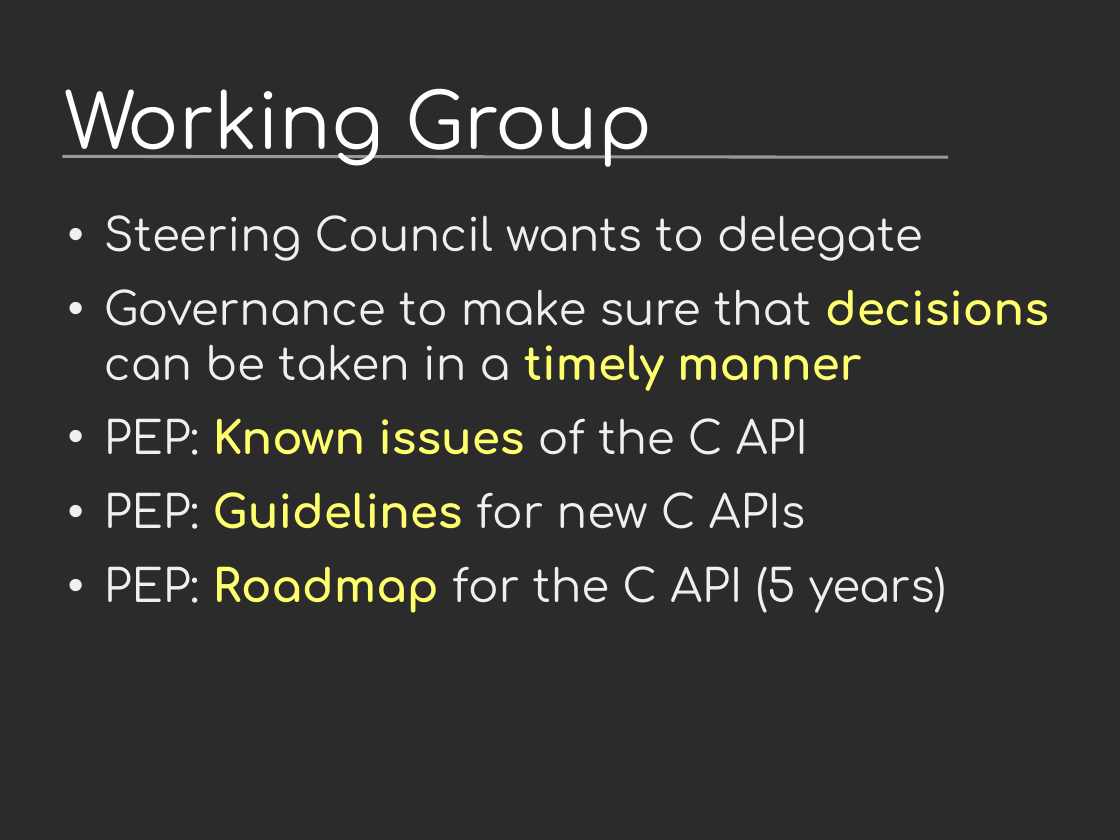
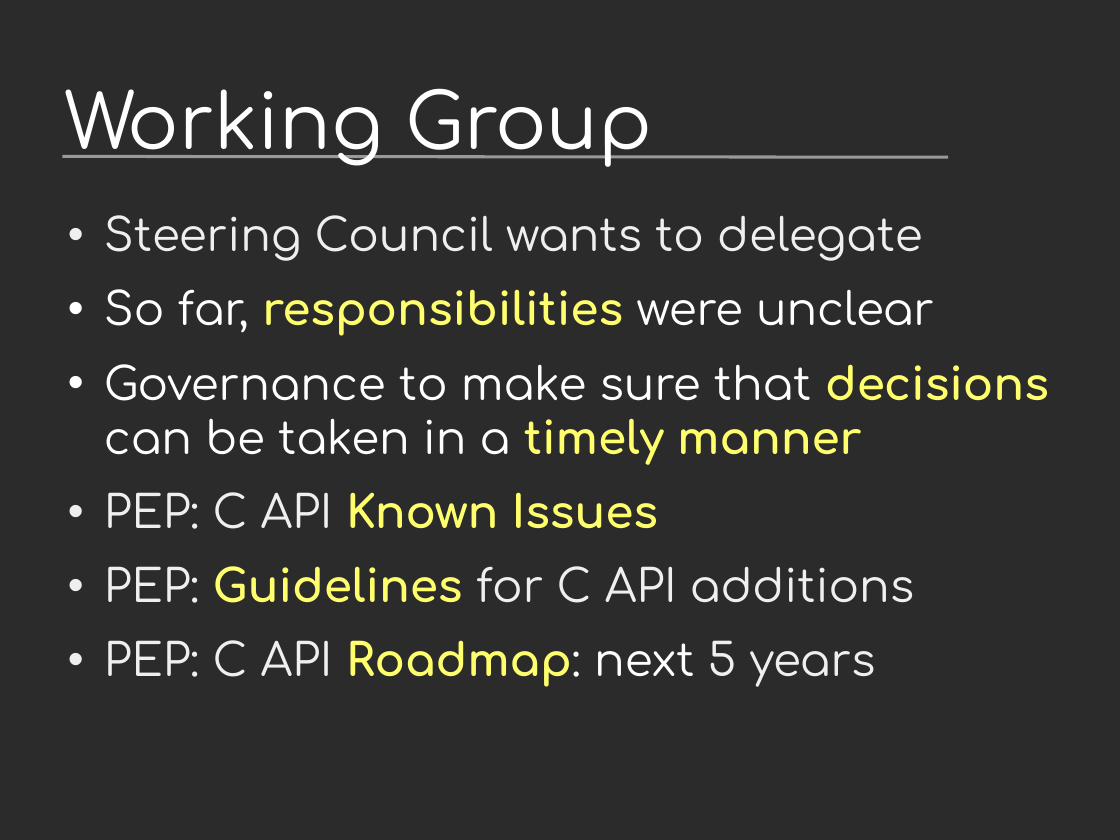
Before and after one commit to vstinner/talks, a slide deck: slide 31 of 2023-CoreDevSprint-Brno/c-api.odp (slide 29 before the commit). Drawn at 1120x840 pixels with LibreOffice and Linux fonts; fonts in the diff are those of the drawing; background and template pictures are left out; a plain dark background stands for a picture behind light text. Boxes give left, top, right and bottom in pixels: in the first picture for what was removed or moved away, otherwise in the second. Text is boxed around its words. In the diff, an @@ line names an element or a change of style, - is before the commit and + after.

```diff
--- a/2023-CoreDevSprint-Brno/c-api.odp
+++ b/2023-CoreDevSprint-Brno/c-api.odp
@@ text at (104,289,934,336): paragraph added @@
+• So far, responsibilities were unclear
@@ text at (104,364,1049,464): text colour #EEEFF0 to #FFFFFF in "Governance to make sure that can be ..." @@
@@ text at (104,492,914,687): text changed @@
-• PEP: Known issues of the C API
-• PEP: Guidelines for new C APIs
-• PEP: Roadmap for the C API (5 years)
+• PEP: C API Known Issues
+• PEP: Guidelines for C API additions
+• PEP: C API Roadmap: next 5 years
```
Also in this commit, not shown: 5 other slides changed, 5 slides added, 1 other file.
